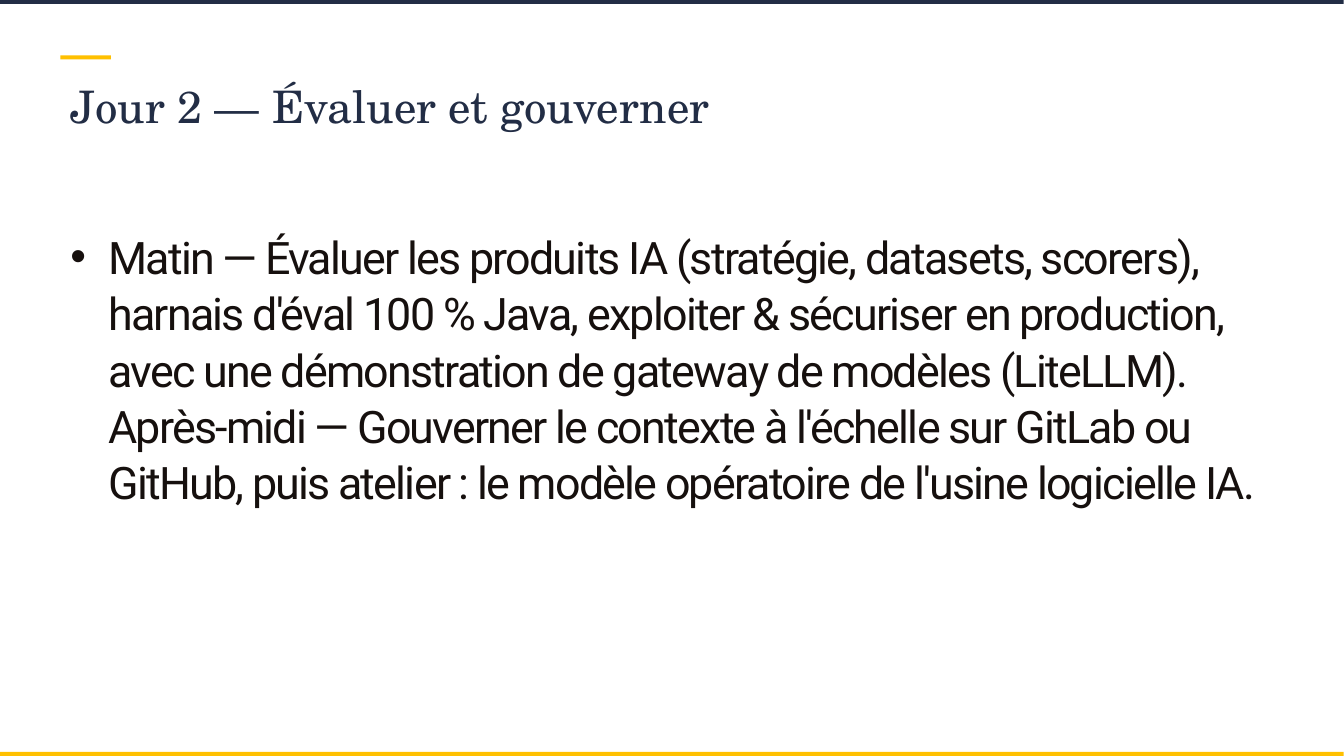
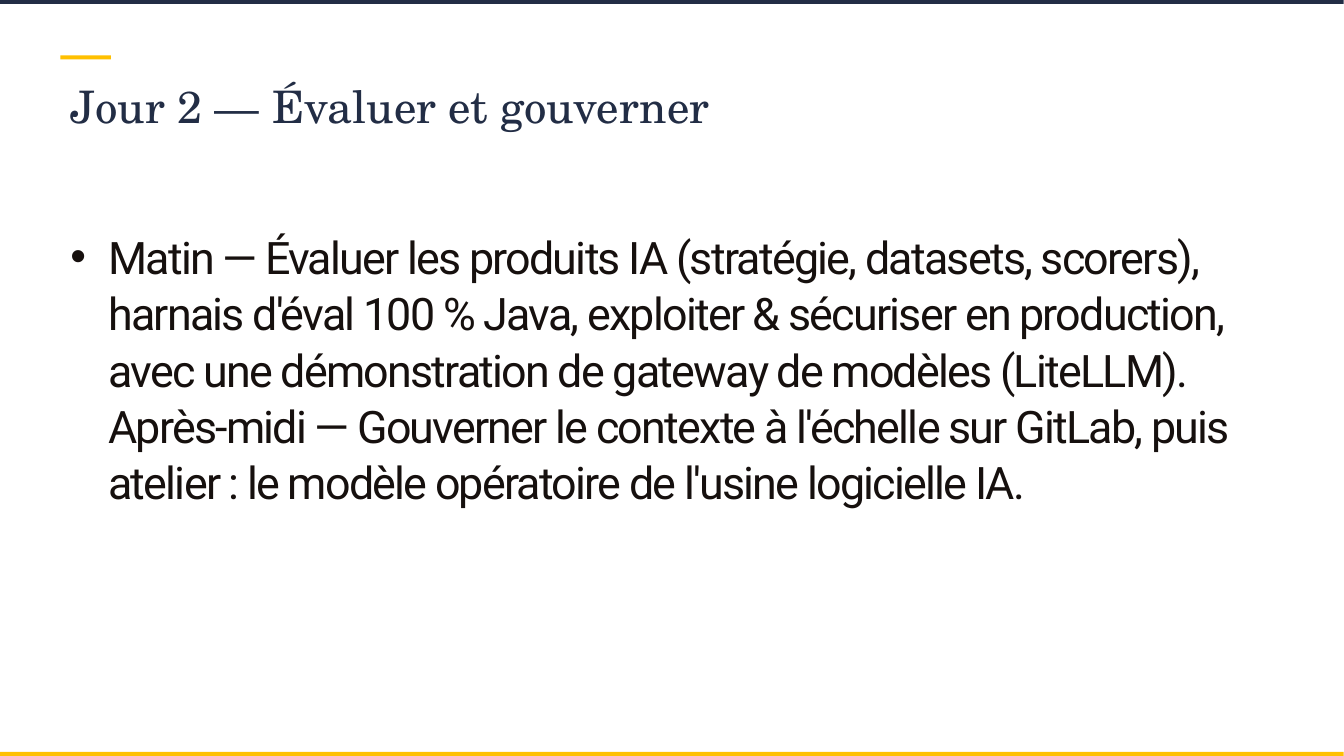
Before and after one commit to SCIAM-FR/formation-ia, a slide deck: slide 53 of slides/Support_formation_SCIAM.pptx (slide 50 before the commit). Drawn at 1344x756 pixels with LibreOffice and Linux fonts; fonts in the diff are those of the drawing; background and template pictures are left out. Boxes give left, top, right and bottom in pixels: in the first picture for what was removed or moved away, otherwise in the second. Text is boxed around its words. In the diff, an @@ line names an element or a change of style, - is before the commit and + after.

```diff
--- a/slides/Support_formation_SCIAM.pptx
+++ b/slides/Support_formation_SCIAM.pptx
@@ text at box(108, 233, 1230, 509): text changed @@
-• Matin — Évaluer les produits IA (stratégie, datasets, scorers), harnais d'éval 100 % Java, exploiter & sécuriser en production, avec une démonstration de gateway de modèles (LiteLLM). Après-midi — Gouverner le contexte à l'échelle sur GitLab ou GitHub, puis atelier : le modèle opératoire de l'usine logicielle IA.
+• Matin — Évaluer les produits IA (stratégie, datasets, scorers), harnais d'éval 100 % Java, exploiter & sécuriser en production, avec une démonstration de gateway de modèles (LiteLLM). Après-midi — Gouverner le contexte à l'échelle sur GitLab, puis atelier : le modèle opératoire de l'usine logicielle IA.
```
Also in this commit, not shown: 10 other slides changed, 6 slides added, 4 slides removed, 18 other files.
